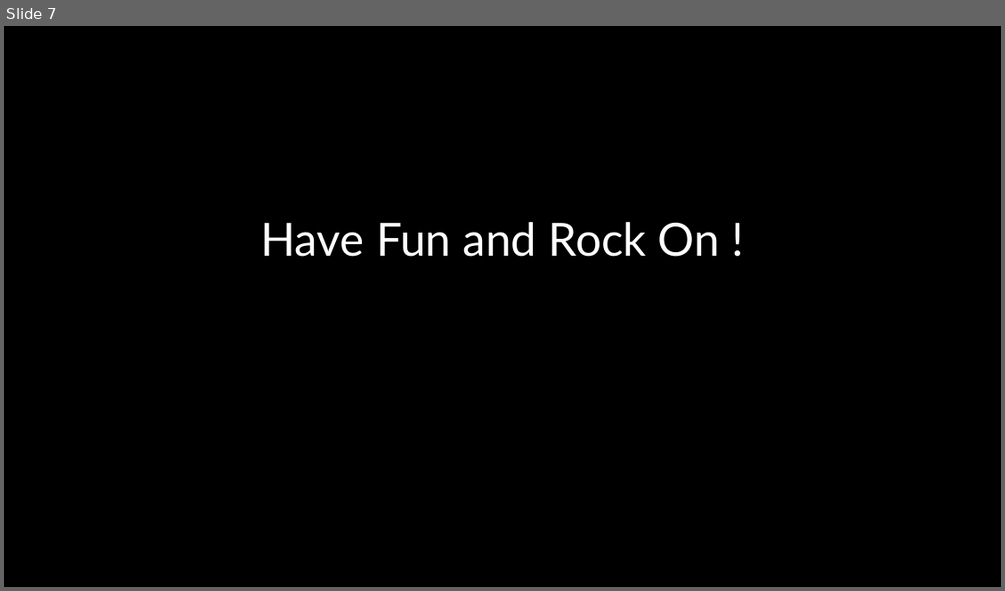
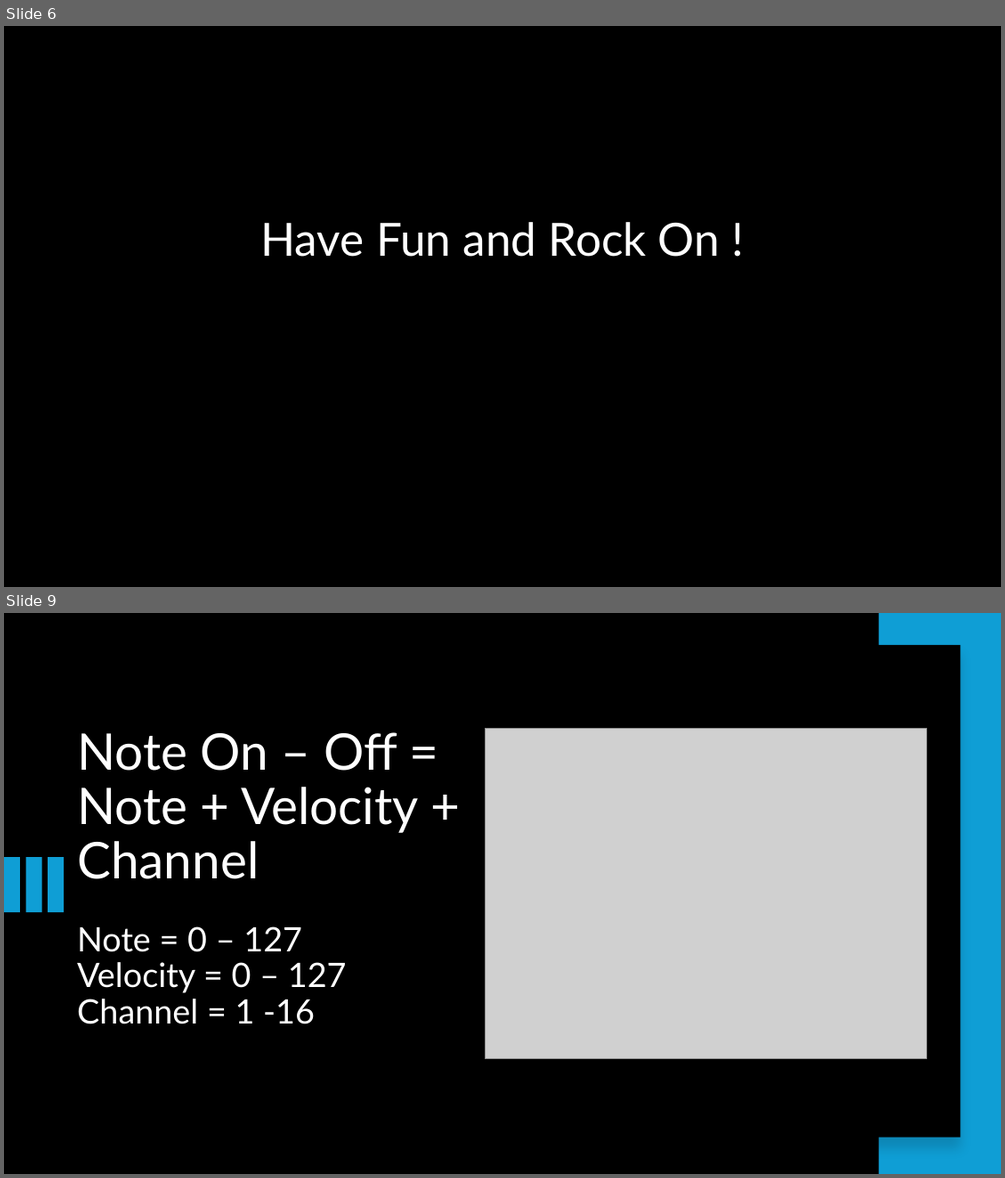
Before and after one commit to ichingxs4all/Midi-MusicVilla, a slide deck: Resonant_Frequencies_WS1/Resonant Frequencies WS1.pptx. Shown one above the other, each under a label of ours: slide 7 before the commit, slides 6 and 9 after it; the slides between them are not shown. The pictures are 1005x591 and 1005x1178 pixels, drawn with LibreOffice and Linux fonts; fonts in the diff are those of the drawing; grey boxes stand for pictures. Boxes give left, top, right and bottom in pixels: in the first picture for what was removed or moved away, otherwise in the second. Text is boxed around its words. In the diff, an @@ line names an element or a change of style, - is before the commit and + after.

```diff
--- a/Resonant_Frequencies_WS1/Resonant Frequencies WS1.pptx
+++ b/Resonant_Frequencies_WS1/Resonant Frequencies WS1.pptx
@@ slide 9 added at [4, 613, 1001, 1174], background #000000 @@
@@ rectangle added at [879, 613, 1001, 1174], fill #0F9ED5 @@
@@ rectangle added at [469, 645, 961, 1137], fill #000000 @@
@@ title added at [77, 732, 419, 1024], 32.4 pt, text #FFFFFF @@
+Note On – Off =
+Note + Velocity + Channel
+Note = 0 – 127
+Velocity = 0 – 127
+Channel = 1 -16
@@ picture added at [485, 728, 926, 1059] @@
@@ rectangle added at [4, 857, 20, 912], fill #0F9ED5 @@
@@ rectangle added at [25, 857, 41, 912], fill #0F9ED5 @@
@@ rectangle added at [48, 857, 64, 912], fill #0F9ED5 @@
@@ what was slide 7 is now slide 6 @@
```
Also in this commit, not shown: 3 slides changed, 7 other slides added.
